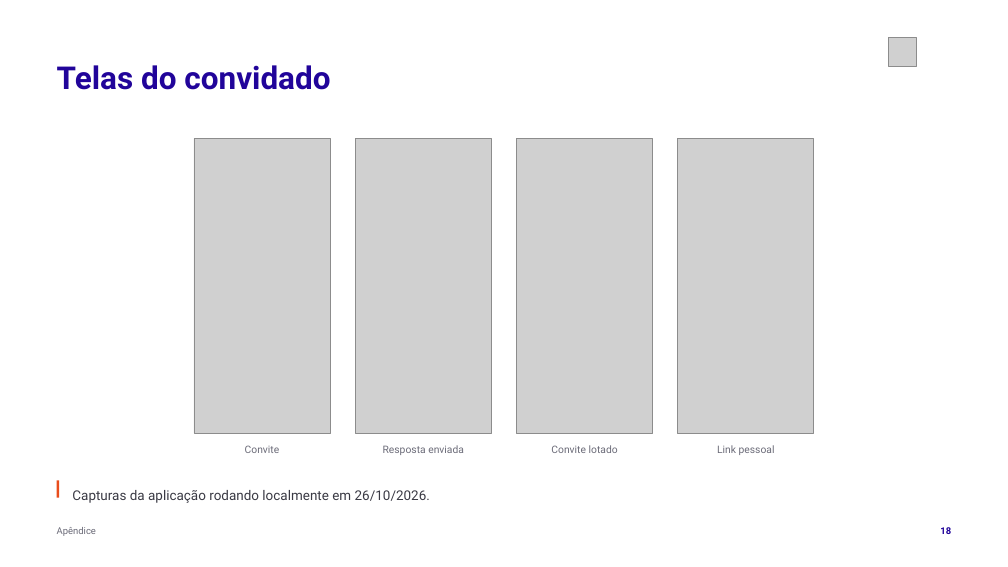
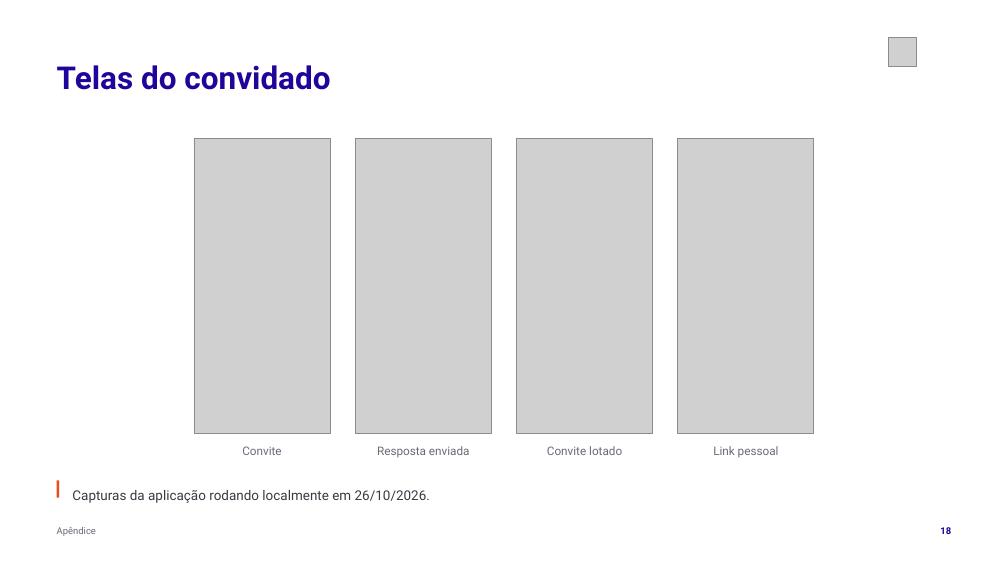
Before and after one commit to tcpassos/invite-app, a slide deck: slide 18 of trabalhos/T3-Apresentacao-Intermediaria.pptx. Drawn at 1008x567 pixels with LibreOffice and Linux fonts; fonts in the diff are those of the drawing; grey boxes stand for pictures. Boxes give left, top, right and bottom in pixels: in the first picture for what was removed or moved away, otherwise in the second. Text is boxed around its words. In the diff, an @@ line names an element or a change of style, - is before the commit and + after.

```diff
--- a/trabalhos/T3-Apresentacao-Intermediaria.pptx
+++ b/trabalhos/T3-Apresentacao-Intermediaria.pptx
@@ size 9.8 to 11.2 pt in 4 elements at [547,446,622,455], [242,446,281,455], [377,446,470,457], [713,446,779,457] @@
```
Also in this commit, not shown: 15 other slides changed, 1 slide added, 7 other files.
